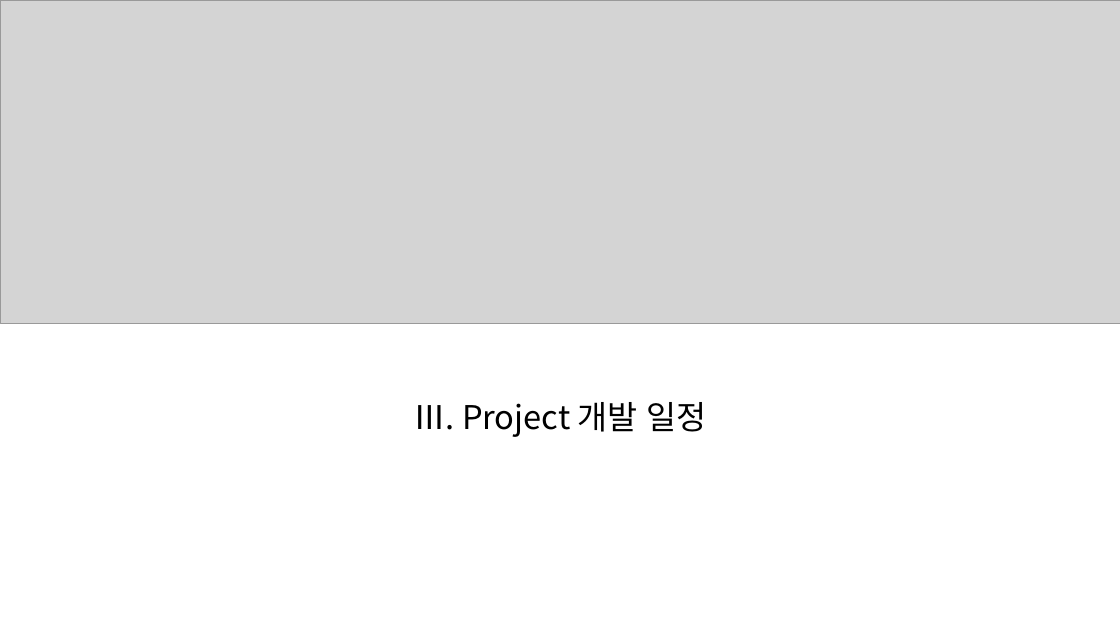
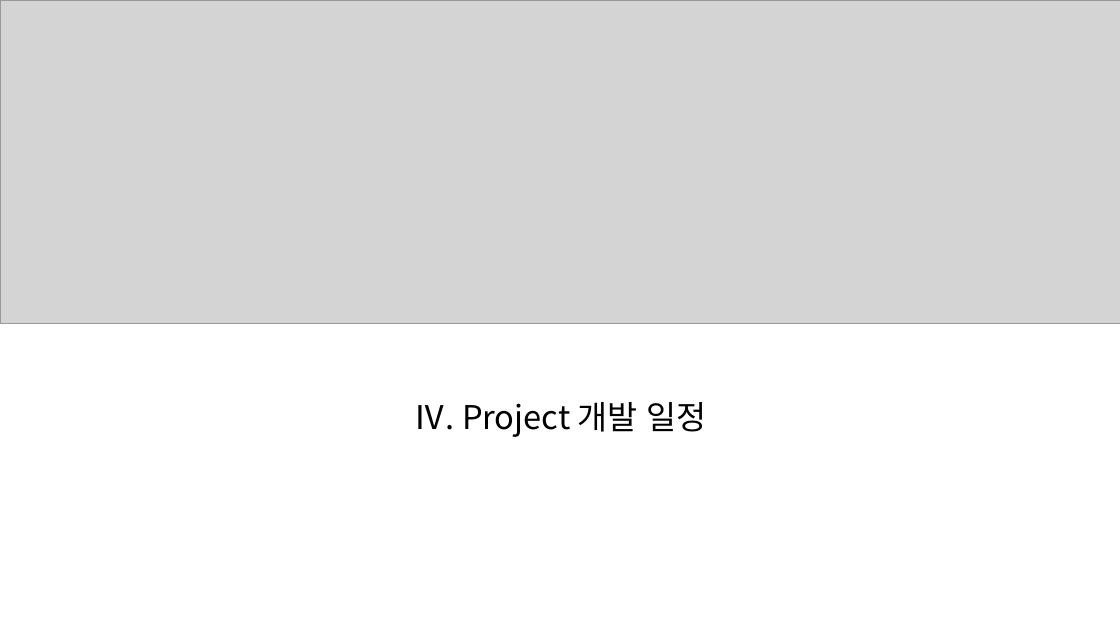
Before and after one commit to hakGuenLee/TeamProject, a slide deck: slide 9 of 문서모음/MiniMall Portfolio.pptx. Drawn at 1120x630 pixels with LibreOffice and Linux fonts; fonts in the diff are those of the drawing; grey boxes stand for pictures. Boxes give left, top, right and bottom in pixels: in the first picture for what was removed or moved away, otherwise in the second. Text is boxed around its words. In the diff, an @@ line names an element or a change of style, - is before the commit and + after.

```diff
--- a/문서모음/MiniMall Portfolio.pptx
+++ b/문서모음/MiniMall Portfolio.pptx
@@ text at bbox=[413, 402, 707, 437]: text changed @@
-Ⅲ. Project 개발 일정
+Ⅳ. Project 개발 일정
```
Also in this commit, not shown: 9 other slides changed, 3 slides added, 1 slide removed, 1 other file.
